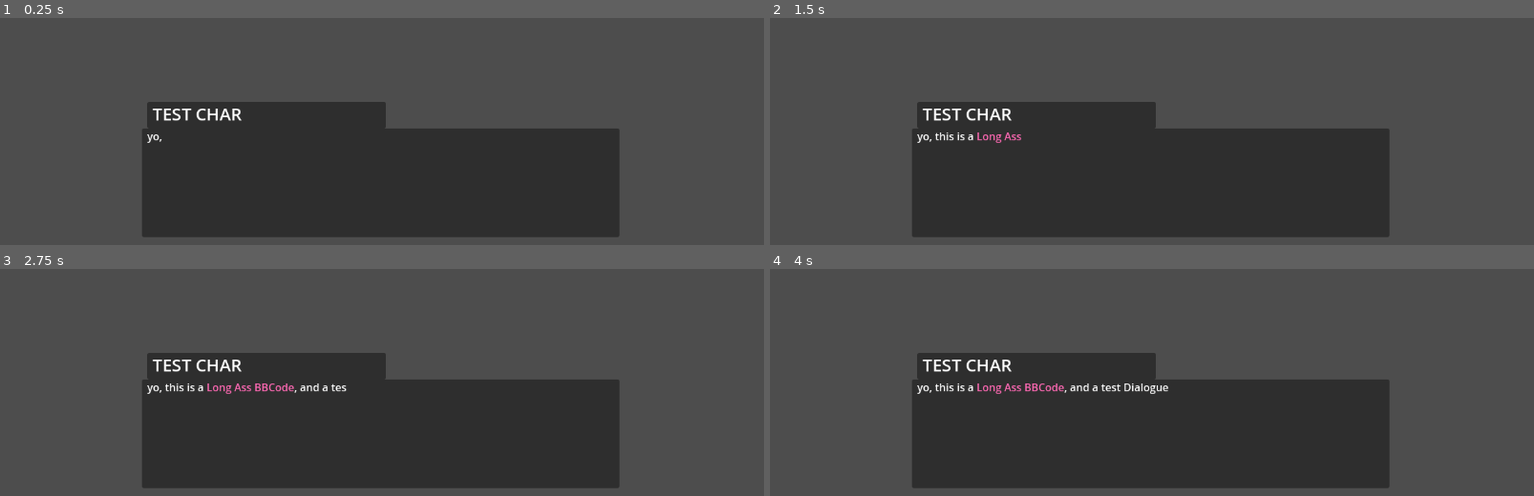
Above: before the commit, frames 1-4 (two rows, left to right).
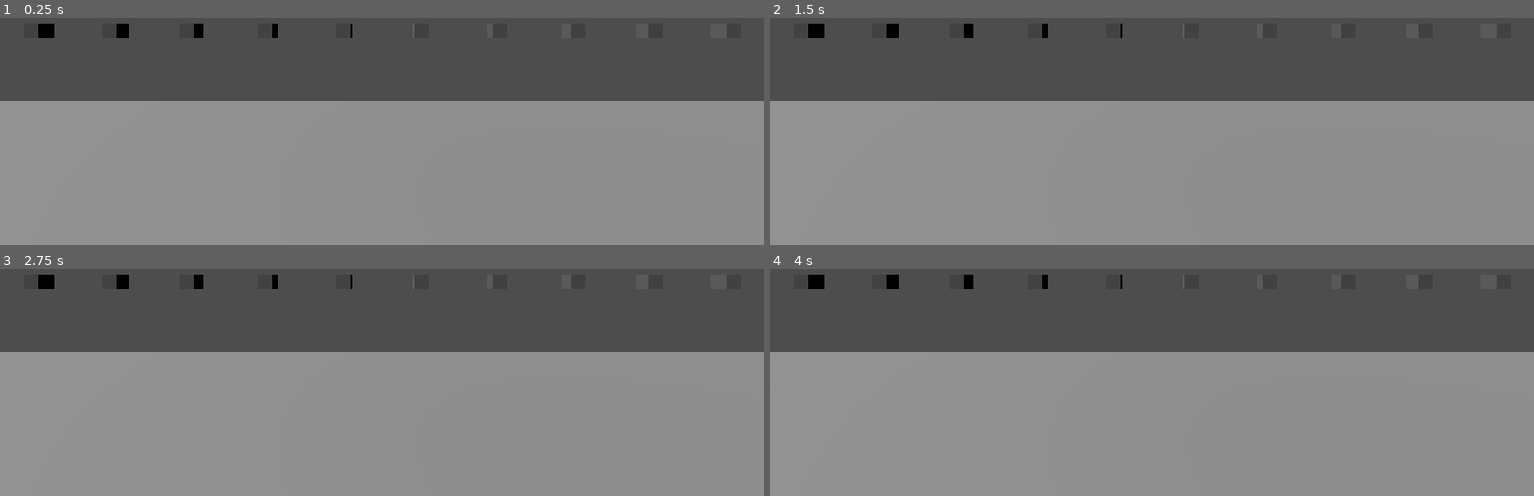
Above: after the commit, the same moments.

Repository: EdmundWohlmuth/vn-boilerplate
Game: Godot game, scene res://Gameplay/Scenes/stage.tscn
The game is run twice, just before and just after one commit, with the same random seed, the same clock (stepped at 60 frames per second) and the same inputs. Before the commit the project starts from res://Dialogue/Scenes/dialogue_box.tscn.
Inputs (mouse positions are in pixels of both pictures, inside the frame that each line leads up to):
- Up to frame 1 (0.25 s): no input
- Up to frame 2 (1.5 s): tap Enter at 0.5 s; move the mouse to (outside the picture) at 0.52 s; press the mouse at (outside the picture) at 0.53 s; move the mouse to (999, 52) at 1.27 s; release the mouse at (999, 52) at 1.28 s; click (999, 52) at 1.35 s
- Up to frame 3 (2.75 s): tap Space at 2 s; move the mouse to (outside the picture) at 2.02 s; press the mouse at (outside the picture) at 2.03 s
- Up to frame 4 (4 s): tap Enter at 2.75 s; move the mouse to (1113, 366) at 2.77 s; release the mouse at (1113, 366) at 2.78 s; click (1113, 366) at 2.85 s; tap Space at 3.5 s; move the mouse to (1381, 346) at 3.52 s; press the mouse at (1381, 346) at 3.53 s

The runs differ from the first frame. In frame 1, 64% of the frame differs, in the area x 0-100%, y 2-100%; in frame 2, 64%; in frame 3, 64%; in frame 4, 64%.

Commit message:
Worked on "Stage" Scene

Diff:
--- /dev/null
+++ b/Characters/character.gd
@@ -0,0 +1,4 @@
+extends Node
+class_name character
+
+@export var char_name:StringName
--- a/Dialogue/Scripts/Dialogue_Manager.gd
+++ b/Dialogue/Scripts/Dialogue_Manager.gd
@@ -149,8 +149,13 @@
     child.text = dialogue[str(index - 1)]["Option_" + str(o) + "_Name"]
     child.visible = true
 
+# Changes the JSON to read from
 func goto_next_chapter():
   var dialogue_to_start:String = dialogue[str(index - 1)]["Goto_Text"]
 
   dialogue_data = Dialogues[dialogue[str(index - 1)]["Chapter_Index"]].data
   start_dialogue(dialogue_to_start)
+
+# Enables a new scene to display other stuff
+func goto_special():
+  pass
--- /dev/null
+++ b/Gameplay/Scenes/stage.tscn
@@ -0,0 +1,23 @@
+[gd_scene load_steps=2 format=3 uid="uid://ei0q6ghxw4e4"]
+
+[ext_resource type="Script" uid="uid://cww6slnamrt4n" path="res://Gameplay/Scripts/stage_manager.gd" id="1_7lit7"]
+
+[node name="Stage" type="Node3D"]
+script = ExtResource("1_7lit7")
+position_offset = Vector3(0, 1, 0)
+
+[node name="Camera3D" type="Camera3D" parent="."]
+transform = Transform3D(1, 0, 0, 0, 1, 0, 0, 0, 1, 3, 1, 2)
+
+[node name="CSGBox3D" type="CSGBox3D" parent="."]
+transform = Transform3D(1, 0, 0, 0, 1, 0, 0, 0, 1, 2.55, -0.05, 1)
+size = Vector3(22.9, 0.1, 6)
+
+[node name="OffStageLeft" type="Node3D" parent="."]
+transform = Transform3D(1, 0, 0, 0, 1, 0, 0, 0, 1, 0, 0, -1)
+
+[node name="OffStageRight" type="Node3D" parent="."]
+transform = Transform3D(1, 0, 0, 0, 1, 0, 0, 0, 1, 6, 0, -1)
+
+[node name="DirectionalLight3D" type="DirectionalLight3D" parent="."]
+transform = Transform3D(0.939693, -0.0593912, -0.336824, 0.34202, 0.163176, 0.925417, 0, -0.984808, 0.173648, 0, 5.5, 0)
--- /dev/null
+++ b/Gameplay/Scenes/temp.tscn
@@ -0,0 +1,9 @@
+[gd_scene load_steps=2 format=3 uid="uid://b1xl7dxsmo0l4"]
+
+[sub_resource type="BoxMesh" id="BoxMesh_svyl3"]
+
+[node name="TEMP" type="Node3D"]
+
+[node name="MeshInstance3D" type="MeshInstance3D" parent="."]
+transform = Transform3D(0.1, 0, 0, 0, 0.1, 0, 0, 0, 0.1, 0, 0, 0)
+mesh = SubResource("BoxMesh_svyl3")
--- /dev/null
+++ b/Gameplay/Scripts/stage_manager.gd
@@ -0,0 +1,65 @@
+extends Node3D
+class_name stage_manager
+
+# === Nodes === #
+@onready var off_stage_left: Node3D = $OffStageLeft
+@onready var off_stage_right: Node3D = $OffStageRight
+const TEMP = preload("res://Gameplay/Scenes/temp.tscn")
+
+# === Position Vars === #
+var actors_num:int = 10
+var total_space:float = 0
+var position_array:Array[Vector3]
+
+enum enter_pos
+{
+  LEFT,
+  RIGHT,
+  TOP,
+  BOTTOM
+}
+
+# === Actor Vars === #
+var actor_array:Array ## probably of type Node3D or Skeleton or something
+
+# === Export Vars === #
+@export_category("Setting the Stage")
+@export var all_actors:Array
+@export var position_offset:Vector3
+
+
+# Called when the node enters the scene tree for the first time.
+func _ready() -> void:
+  total_space = ((off_stage_left.position.x + off_stage_right.position.x) - off_stage_left.position.x)
+  var temp_name:StringName = "Test"
+  add_actor(temp_name)
+
+# Starts the process to adding a character to the scene
+func add_actor(actor_name:StringName):
+  for actor in all_actors:
+    if actor.char_name == actor_name:
+      break
+
+  actors_num += 1
+  set_positions(enter_pos.LEFT)
+
+# Sets the Vector3 Positions where characters will be placed
+func set_positions(enter_from:enter_pos):
+  if actors_num <= 0: return
+  # Set vars
+  var pos:Vector3 = position_offset
+  var pos_dist:float
+  pos_dist = total_space / actors_num
+
+  position_array.clear()
+  # Iterate to create position_array
+  for x in actors_num - 1:
+    pos.x += pos_dist
+    position_array.append(pos)
+    var instance = TEMP.instantiate()
+    add_child(instance)
+    instance.position = pos
+
+# this will place all characters based on the required setup from load game
+func load_scene():
+  pass
--- a/project.godot
+++ b/project.godot
@@ -11,7 +11,7 @@
 [application]
 
 config/name="VN Boilerplate"
-run/main_scene="uid://dfsgpotthimhr"
+run/main_scene="uid://ei0q6ghxw4e4"
 config/features=PackedStringArray("4.4", "Forward Plus")
 config/icon="res://icon.svg"
 
Not shown, added: Characters/character.gd.uid
Not shown, added: Gameplay/Scripts/stage_manager.gd.uid
